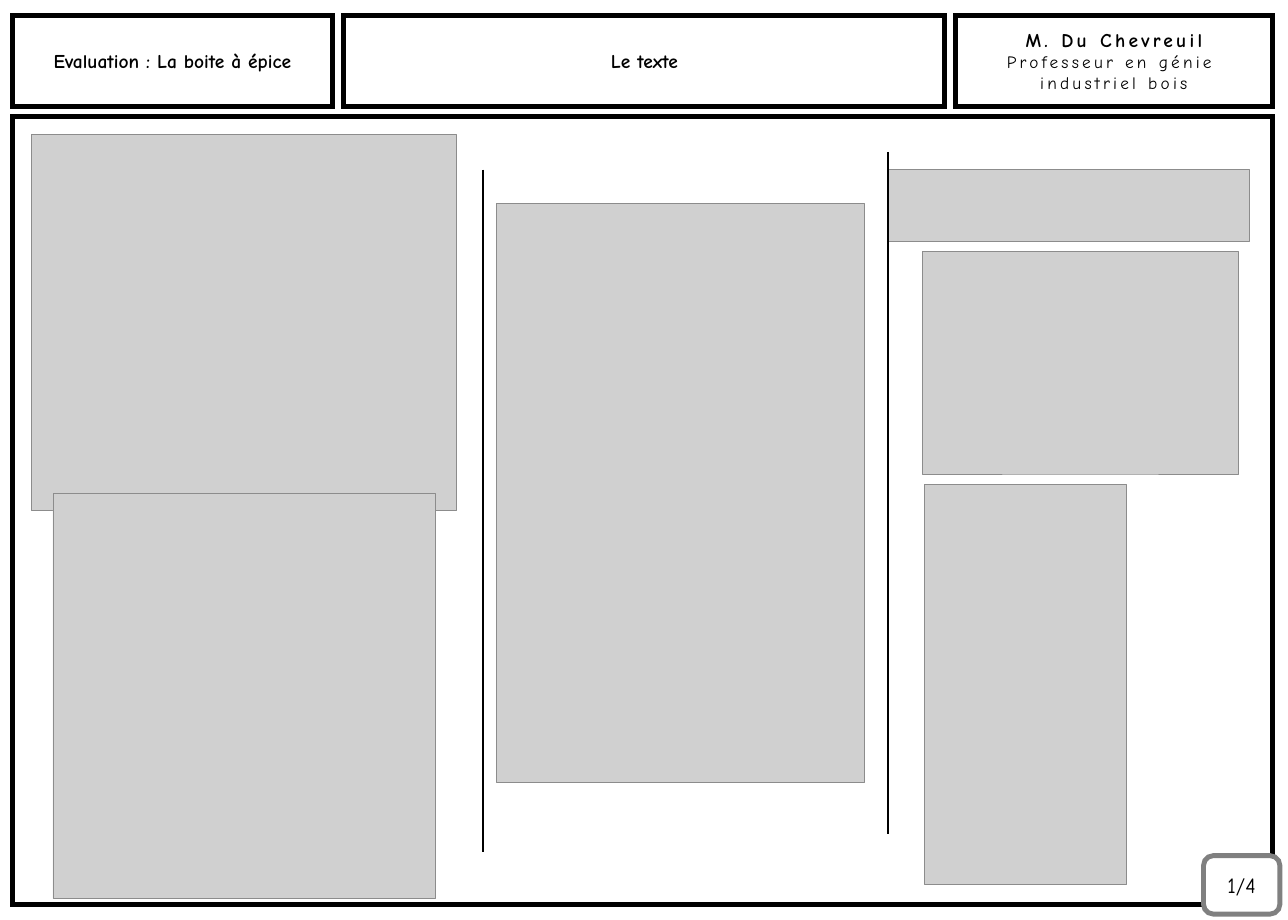
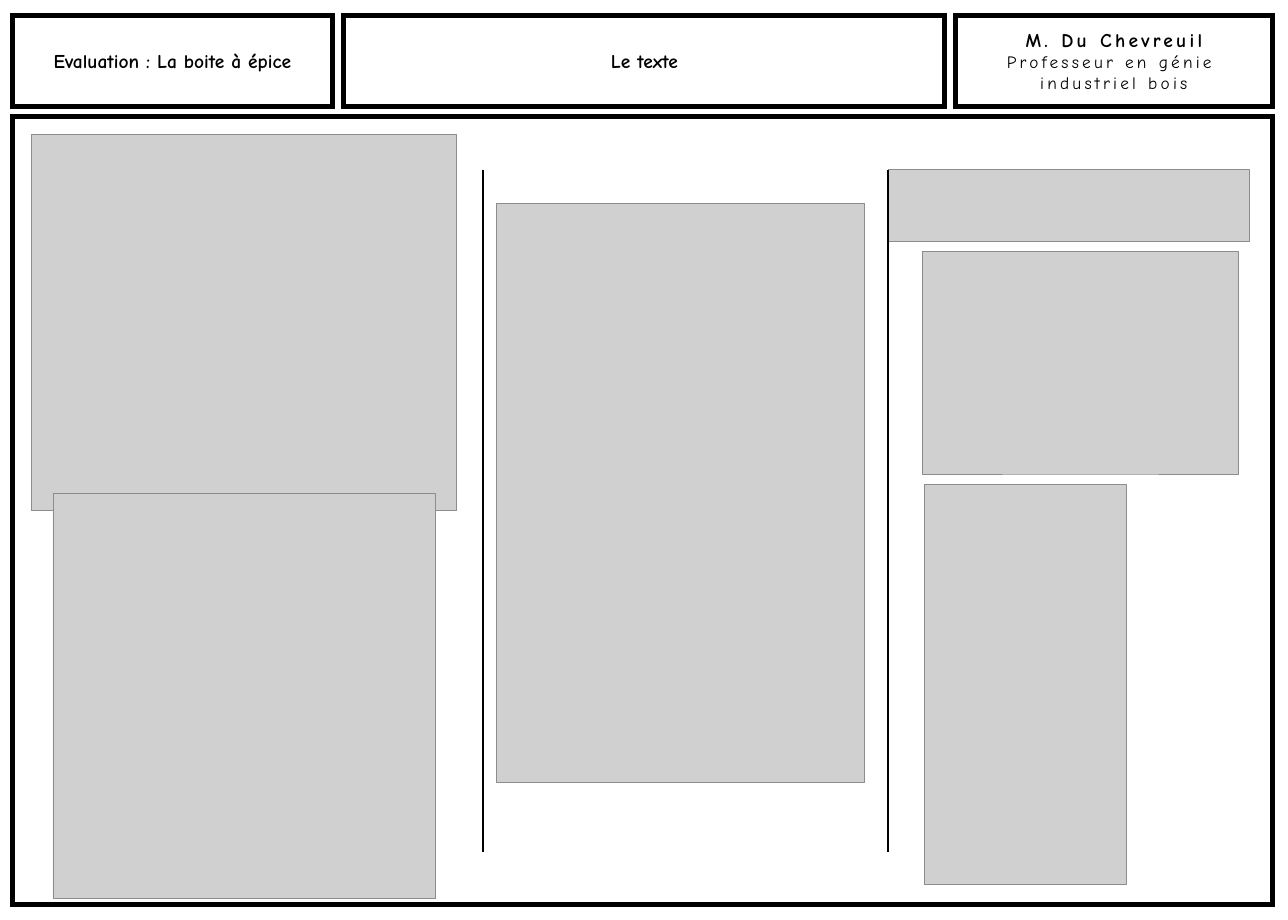
Before and after one commit to kduchevreuil/Cours-Menuiserie, a slide deck: slide 2 of Dossier Co-FR/La boite à épice - interrogation.pptx. Drawn at 1288x920 pixels with LibreOffice and Linux fonts; fonts in the diff are those of the drawing; grey boxes stand for pictures. Boxes give left, top, right and bottom in pixels: in the first picture for what was removed or moved away, otherwise in the second. Text is boxed around its words. In the diff, an @@ line names an element or a change of style, - is before the commit and + after.

```diff
--- a/Dossier Co-FR/La boite à épice - interrogation.pptx
+++ b/Dossier Co-FR/La boite à épice - interrogation.pptx
@@ line moved from (888, 152) - (888, 835) to (888, 170) - (888, 852) @@
@@ rounded rectangle removed at (1204, 856, 1280, 914) @@
-1/4
```
Also in this commit, not shown: 1 other slide changed, 2 slides added, 1 other file.
